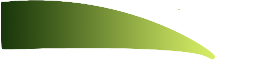
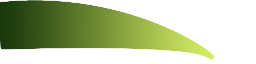
Revision of a layered 256x64 image; what changed, layer by layer:
painted on "Special Bar" over [0, 0, 216, 60]
